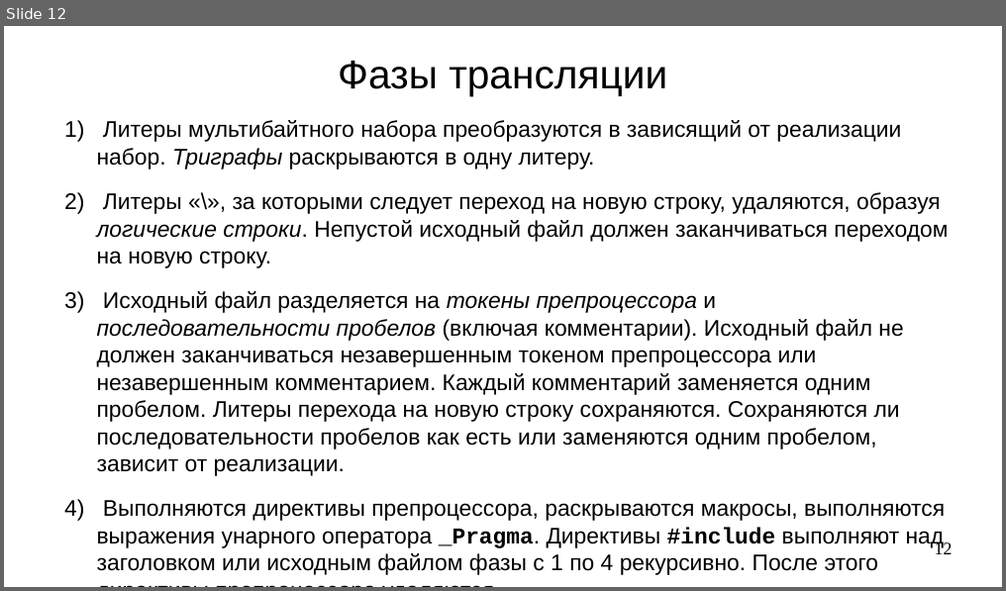
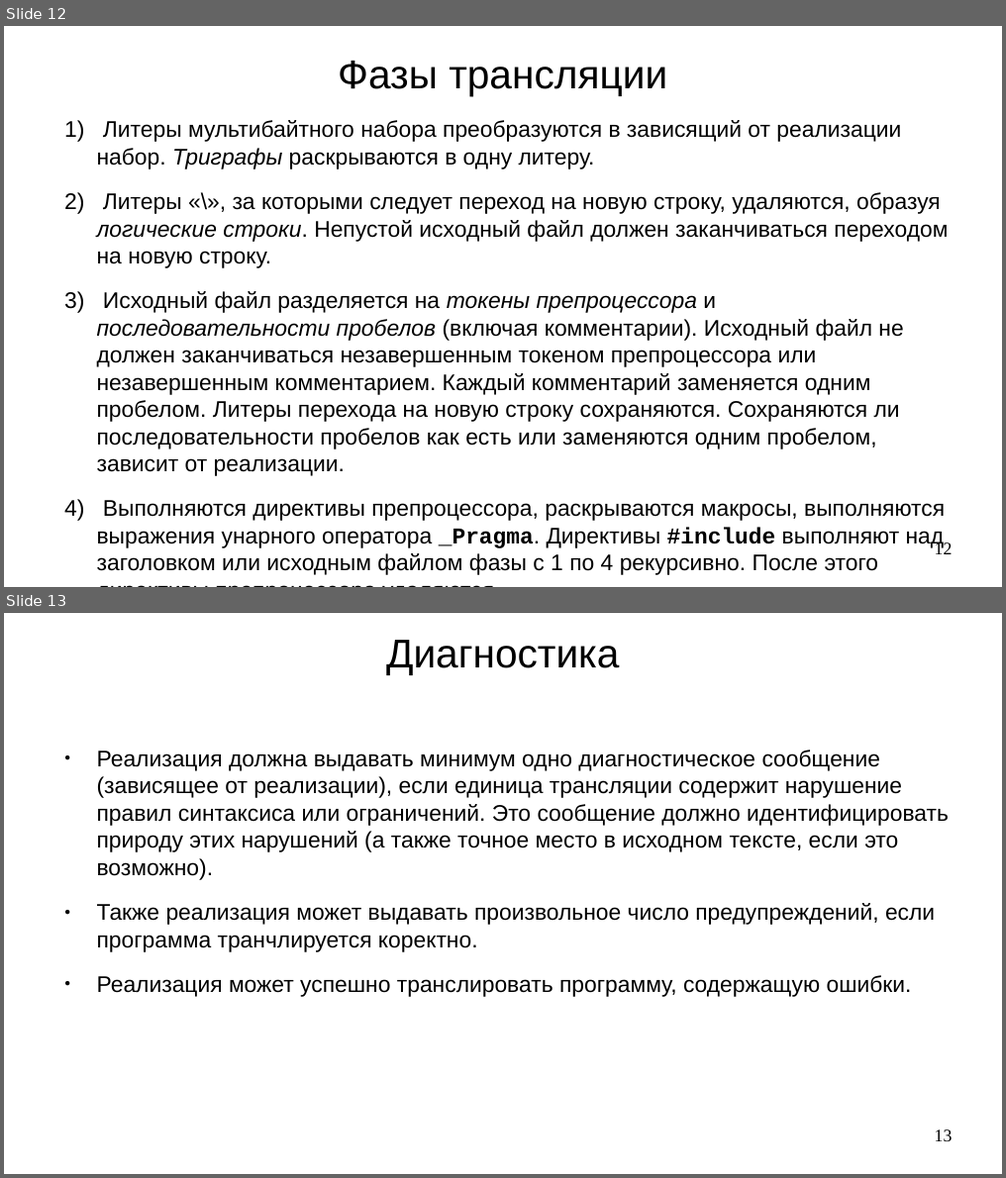
Before and after one commit to steelcraft/stud-lab, a slide deck: Лекции/CACP01.odp. Shown one above the other, each under a label of ours: slide 12 before the commit, slides 12 and 13 after it. The pictures are 1006x591 and 1006x1178 pixels, drawn with LibreOffice and Linux fonts; fonts in the diff are those of the drawing. Boxes give left, top, right and bottom in pixels: in the first picture for what was removed or moved away, otherwise in the second. Text is boxed around its words. In the diff, an @@ line names an element or a change of style, - is before the commit and + after.

```diff
--- a/Лекции/CACP01.odp
+++ b/Лекции/CACP01.odp
@@ slide 13 added at (x1=4, y1=613, x2=1002, y2=1174), background #FFFFFF @@
@@ title added at (x1=386, y1=640, x2=620, y2=675), 32 pt, text #000000 @@
+Диагностика
@@ text added at (x1=97, y1=750, x2=948, y2=997), 18 pt, text #000000 @@
+● Реализация должна выдавать минимум одно диагностическое сообщение (зависящее от реализации), если единица трансляции содержит нарушение правил синтаксиса или ограничений. Это сообщение должно идентифицировать природу этих нарушений (а также точное место в исходном тексте, если это возможно).
+● Также реализация может выдавать произвольное число предупреждений, если программа транчлируется коректно.
+● Реализация может успешно транслировать программу, содержащую ошибки.
@@ page number added at (x1=935, y1=1130, x2=952, y2=1142), 14 pt, text #000000 @@
+13
```
Also in this commit, not shown: 1 slide changed, 4 other slides added, 1 slide removed.
